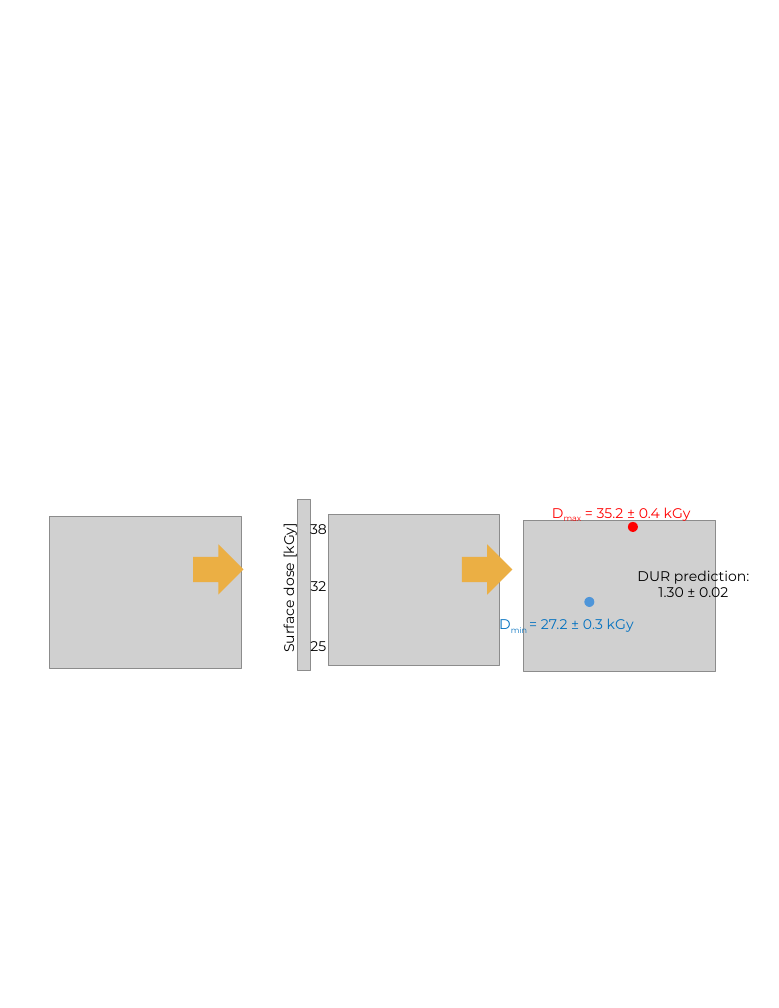
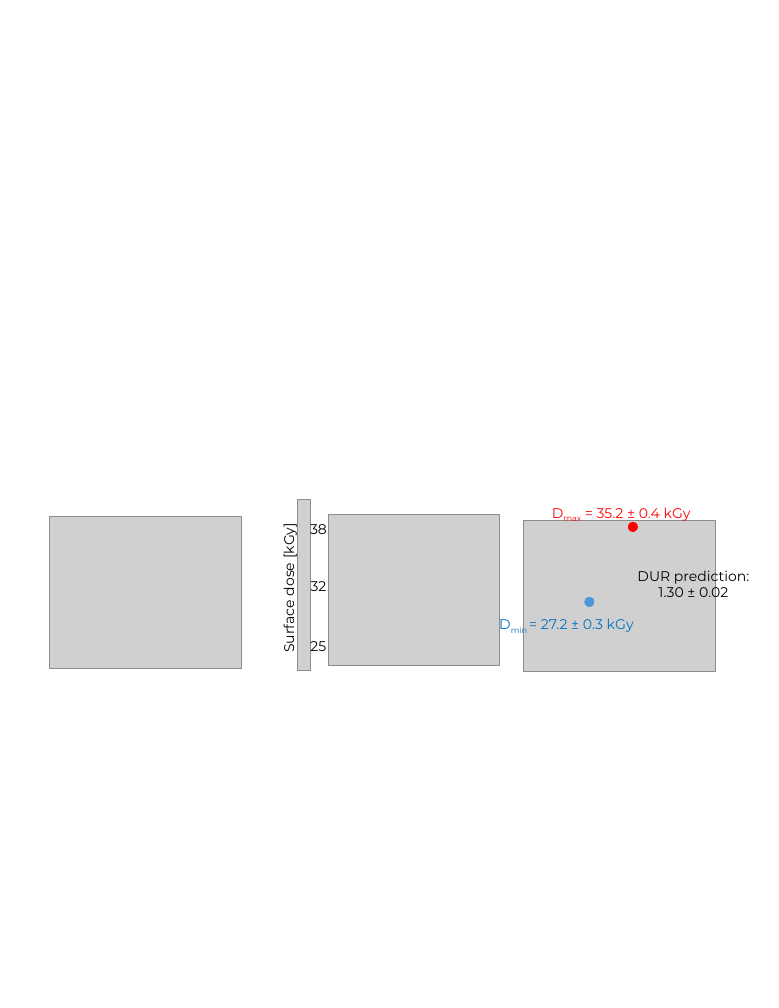
Before and after one commit to trtprojects/trtprojects.github.io, a slide deck: slide 1 of images/Images.pptx. Drawn at 779x1008 pixels with LibreOffice and Linux fonts; fonts in the diff are those of the drawing; grey boxes stand for pictures. Boxes give left, top, right and bottom in pixels: in the first picture for what was removed or moved away, otherwise in the second. Text is boxed around its words. In the diff, an @@ line names an element or a change of style, - is before the commit and + after.

```diff
--- a/images/Images.pptx
+++ b/images/Images.pptx
@@ right arrow removed at [193, 544, 244, 595] @@
@@ right arrow removed at [462, 544, 512, 595] @@
```
Also in this commit, not shown: 1 other slide changed, 1 slide added, 10 other files.
